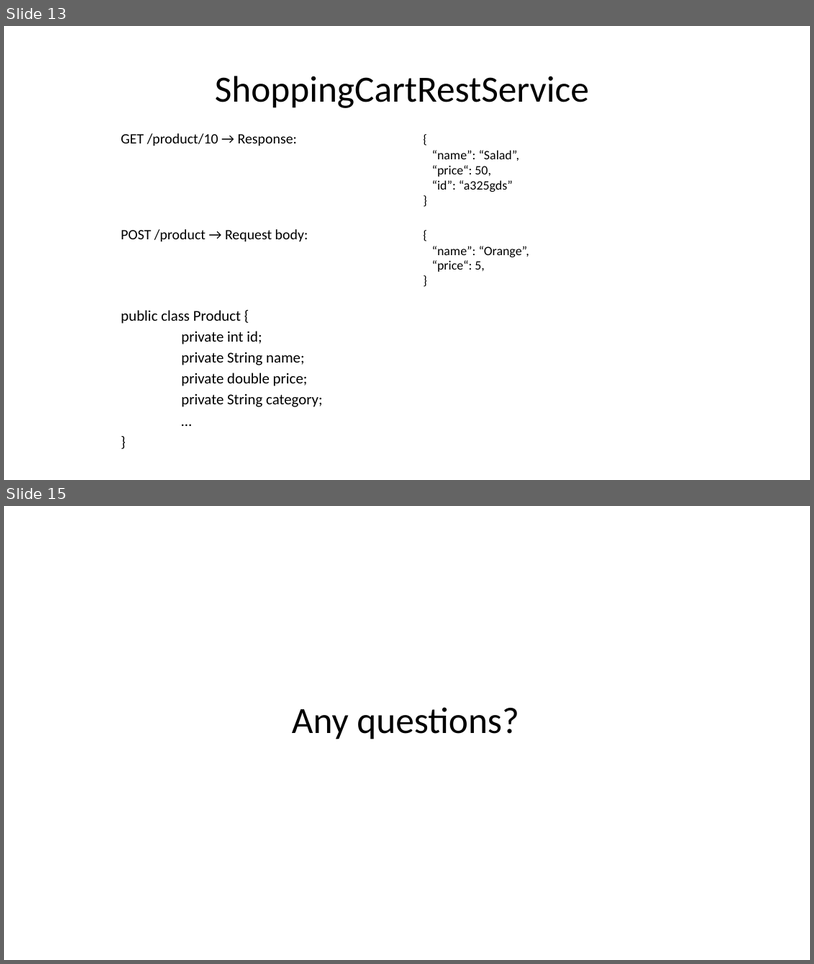
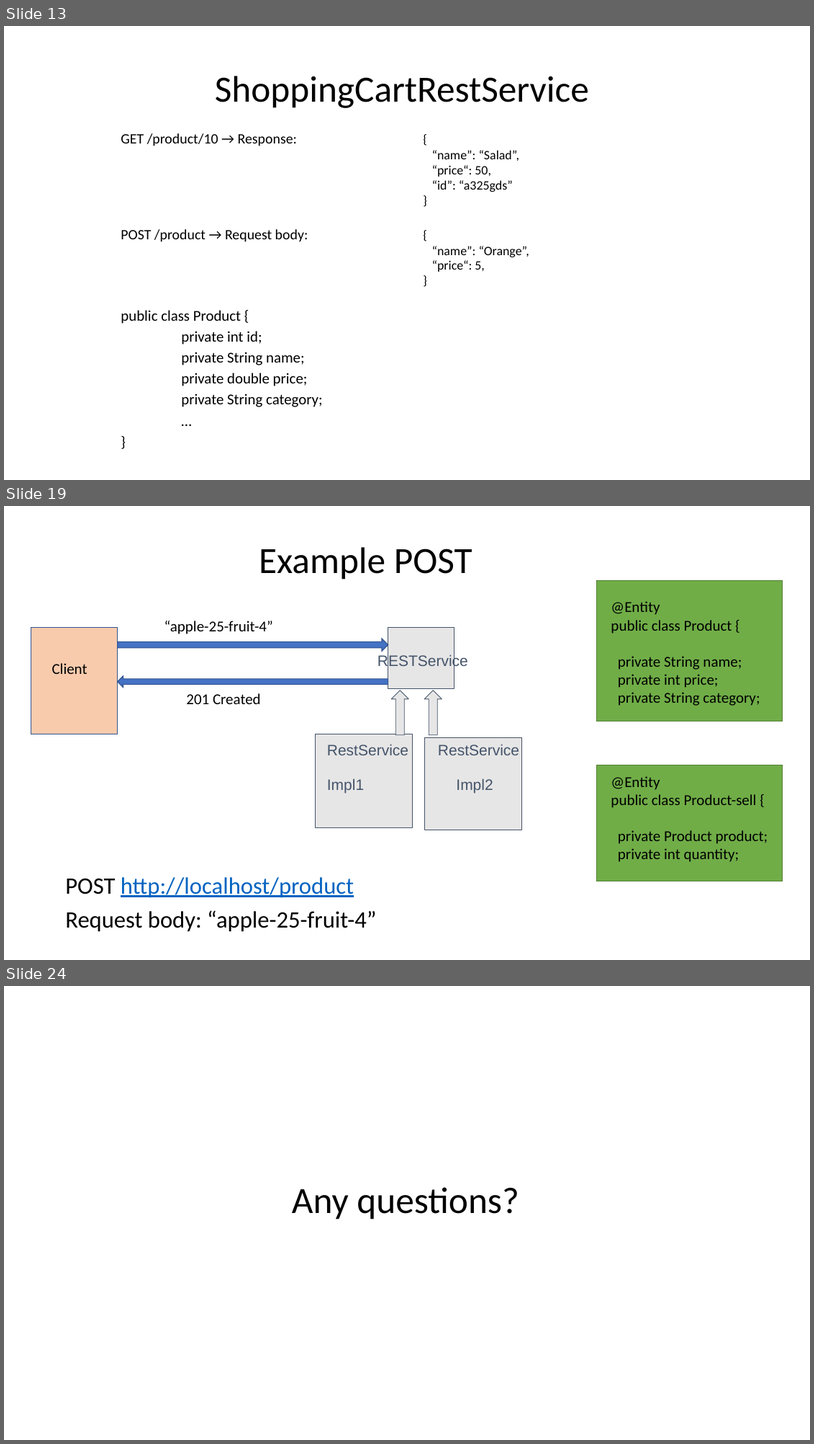
Before and after one commit to lauti910/java-bootcamp-2017, a slide deck: Extra Material/Topic 7) REST.pptx. Shown one above the other, each under a label of ours: slides 13 and 15 before the commit, slides 13, 19 and 24 after it; the slides between them are not shown. The pictures are 814x964 and 814x1444 pixels, drawn with LibreOffice and Linux fonts; fonts in the diff are those of the drawing. Boxes give left, top, right and bottom in pixels: in the first picture for what was removed or moved away, otherwise in the second. Text is boxed around its words. In the diff, an @@ line names an element or a change of style, - is before the commit and + after.

Commit message:
Updating rest material and exercices

```diff
--- a/Extra Material/Topic 7) REST.pptx
+++ b/Extra Material/Topic 7) REST.pptx
@@ slide 19 added at (4,506,810,960), background #FFFFFF @@
@@ title added at (259,547,473,579), 44 pt, text #000000 @@
+Example POST
@@ rectangle added at (597,580,783,721), fill #70AD47, outline #538035 1 pt @@
@@ text added at (611,601,760,705), 18 pt, text #000000 @@
+@Entity
+public class Product {
+private String name;
+private int price;
+private String category;
@@ rectangle added at (31,628,118,735), fill #F8CBAD, outline #325491 1 pt @@
@@ text added at (165,620,273,634), 18 pt, text #000000 @@
+“apple-25-fruit-4”
@@ rectangle added at (388,628,454,689), fill #E7E6E6, outline #44546A 0.75 pt @@
@@ right arrow added at (118,638,388,651), fill #4472C4, outline #325491 1 pt @@
@@ text added at (327,654,493,793), 18 pt, text #44546A @@
+RESTService
+RestService RestService
+Impl1 Impl2
@@ text added at (52,663,88,674), 18 pt, text #000000 @@
+Client
@@ right arrow added at (118,676,388,687), fill #4472C4, outline #325491 1 pt @@
@@ text added at (186,693,261,704), 18 pt, text #000000 @@
+201 Created
@@ up arrow added at (392,690,409,735), fill #E7E6E6, outline #44546A 0.75 pt @@
@@ up arrow added at (424,690,442,735), fill #E7E6E6, outline #44546A 0.75 pt @@
@@ rectangle added at (315,734,412,827), fill #E7E6E6, outline #44546A 0.75 pt @@
@@ rectangle added at (424,737,522,829), fill #E7E6E6, outline #44546A 0.75 pt @@
@@ rectangle added at (597,765,783,880), fill #70AD47, outline #538035 1 pt @@
@@ text added at (611,776,769,862), 18 pt, text #000000 @@
+@Entity
+public class Product-sell {
+private Product product;
+private int quantity;
@@ text added at (65,877,376,932), 28 pt, text #000000 @@
+POST http://localhost/product
+Request body: “apple-25-fruit-4”
@@ what was slide 15 is now slide 24 @@
```
Also in this commit, not shown: 3 slides changed, 8 other slides added, 1 other file.
